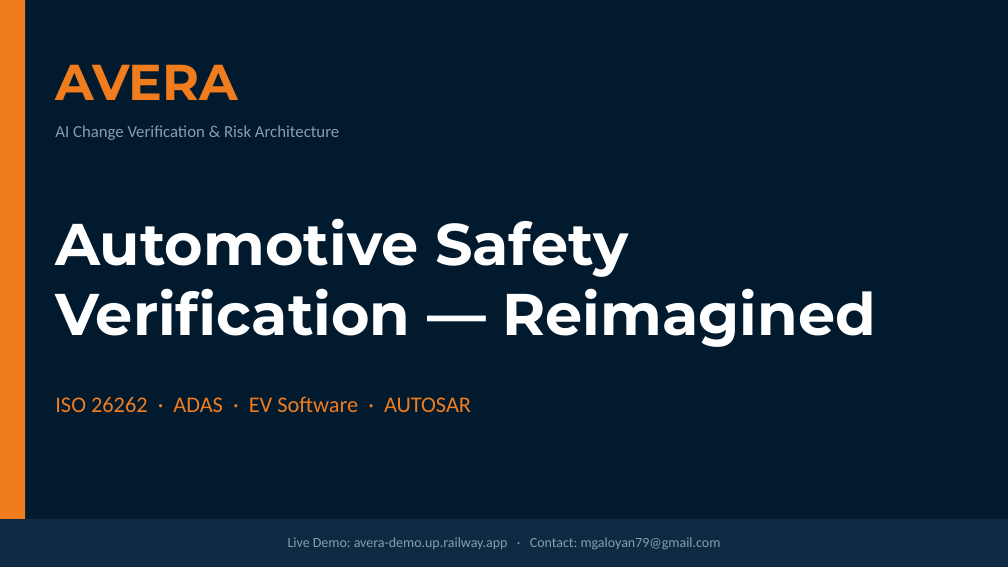
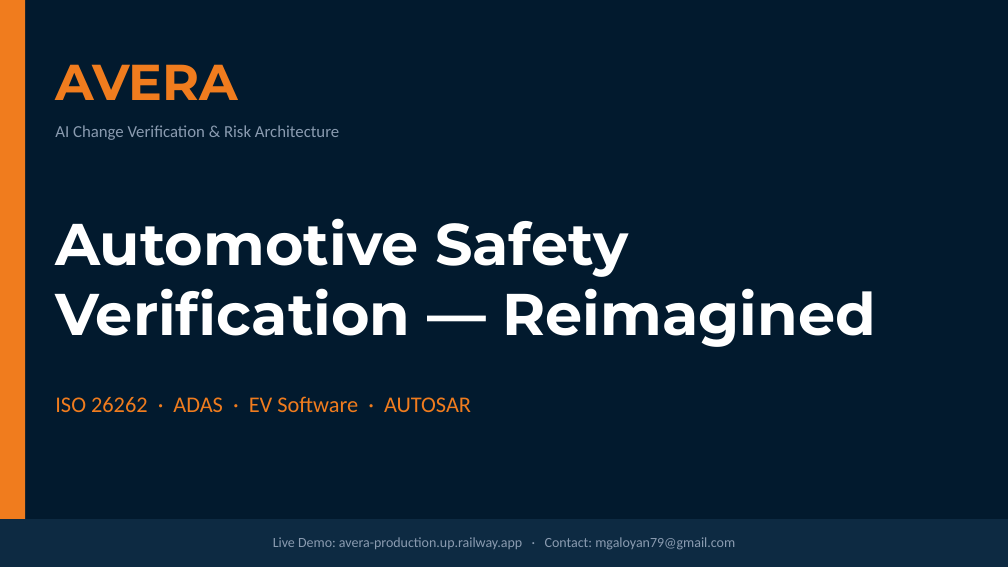
Before and after one commit to mikheil-galoian/avera, a slide deck: slide 1 of AVERA_Pitch_Automotive.pptx. Drawn at 1008x567 pixels with LibreOffice and Linux fonts; fonts in the diff are those of the drawing. Boxes give left, top, right and bottom in pixels: in the first picture for what was removed or moved away, otherwise in the second. Text is boxed around its words. In the diff, an @@ line names an element or a change of style, - is before the commit and + after.

```diff
--- a/AVERA_Pitch_Automotive.pptx
+++ b/AVERA_Pitch_Automotive.pptx
@@ text at (273,537,735,550): text changed @@
-Live Demo: avera-demo.up.railway.app · Contact: mgaloyan79@gmail.com
+Live Demo: avera-production.up.railway.app · Contact: mgaloyan79@gmail.com
```
Also in this commit, not shown: 2 other slides changed, 7 other files.
